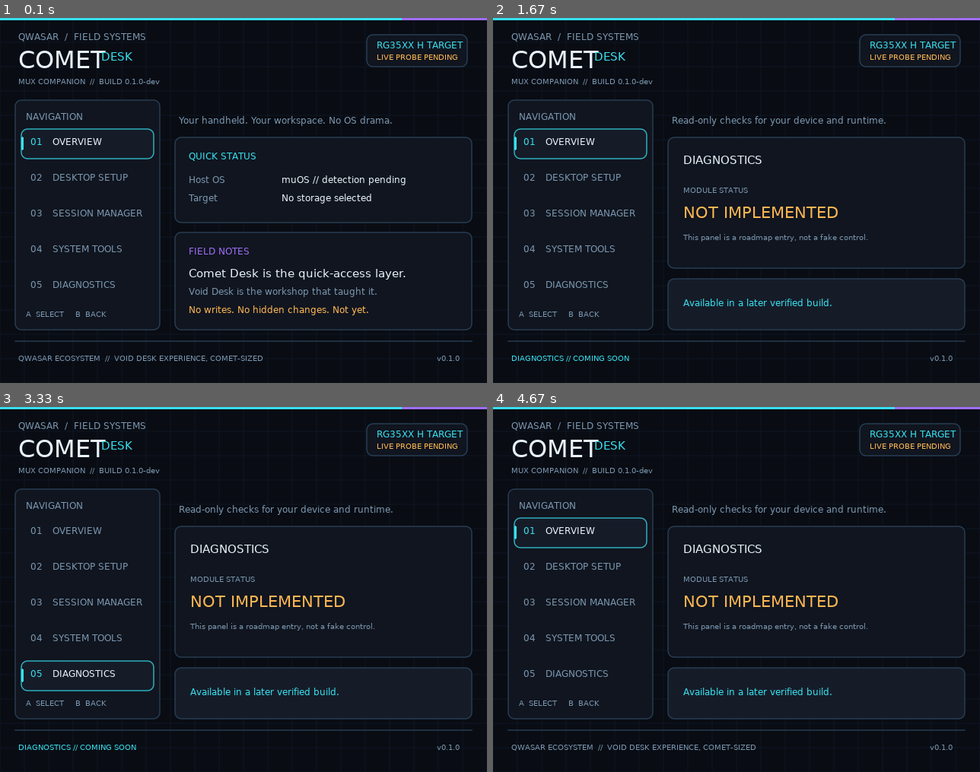
Above: before the commit, frames 1-4 (two rows, left to right).
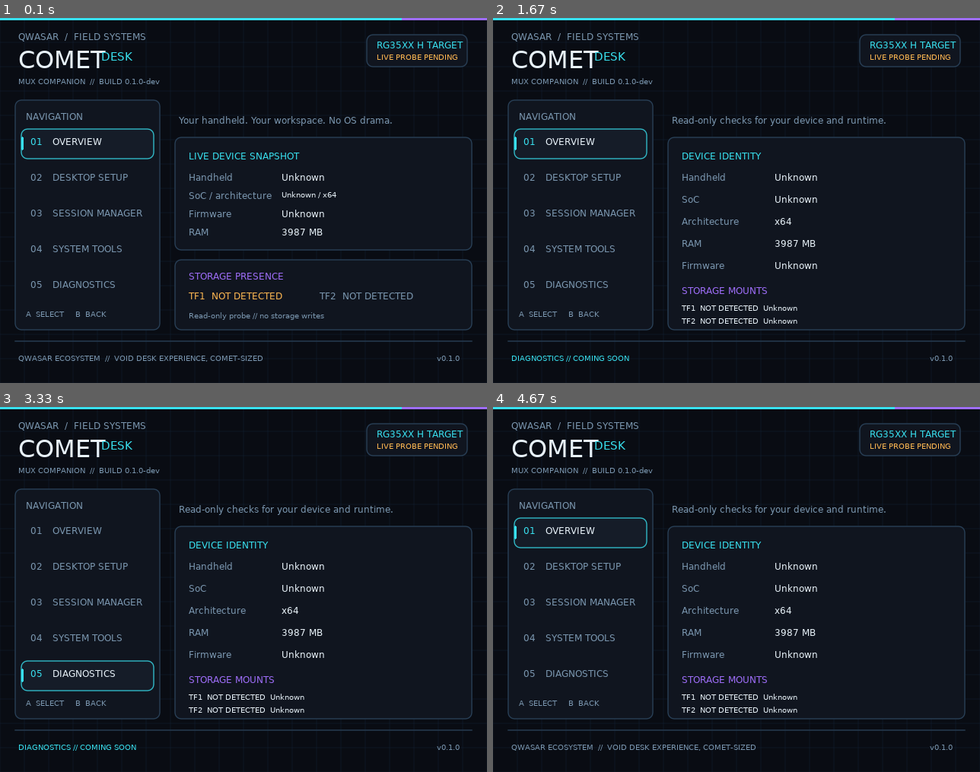
Above: after the commit, the same moments.

Repository: SilverCrow2323/comet-desk
Game: LÖVE game, started from love/main.lua
The game is run twice, just before and just after one commit, with the same random seed, the same clock (stepped at 60 frames per second) and the same inputs.
Inputs:
- Up to frame 1 (0.1 s): no input
- Up to frame 2 (1.67 s): tap Enter at 0.33 s; hold Up 0.67-1.13 s; tap Space at 1.17 s; hold Down from 1.5 s (still down)
- Up to frame 3 (3.33 s): release Down at 1.8 s; hold Up 1.83-2.2 s; hold Down 2.23-2.6 s; hold Up 2.63-2.93 s; hold Down 2.97-3.27 s; hold Up from 3.3 s (still down)
- Up to frame 4 (4.67 s): release Up at 3.67 s; hold Down 3.7-4.07 s; hold Up 4.1-4.4 s; hold Down from 4.43 s (still down)

The runs differ from the first frame. In frame 1, 3.9% of the frame differs, in the area x 35-98%, y 36-83%; in frame 2, 2.8%; in frame 3, 2.8%; in frame 4, 2.8%.

Commit message:
Wire live read-only device snapshot into Comet Desk UI

Diff:
--- a/love/main.lua
+++ b/love/main.lua
@@ -16,6 +16,9 @@
 local notice = "SYSTEM READY // PROTOTYPE MODE"
 local noticeTimer = 0
 local fonts = {}
+local probe = nil
+local device = { handheld = "Unknown", soc = "Unknown", architecture = "Unknown", firmware = "Unknown", storage = {} }
+local probeTimer = 0
 local colors = {
     bg = { 0.035, 0.047, 0.075 },
     panel = { 0.065, 0.086, 0.125 },
@@ -92,21 +95,56 @@
     text("A  SELECT     B  BACK", 34, 383, fonts.tiny, colors.muted)
 end
 
+local function short(value, limit)
+    value = tostring(value or "Unknown")
+    if #value > limit then return value:sub(1, limit - 3) .. "..." end
+    return value
+end
+
 local function drawOverview()
     local page = pages[activePage]
     text(page.subtitle, 235, 127, fonts.small, colors.muted)
-    rounded(230, 157, 390, 112, colors.panel, colors.line)
-    text("QUICK STATUS", 248, 174, fonts.small, colors.cyan)
-    text("Host OS", 248, 205, fonts.small, colors.muted)
-    text("muOS // detection pending", 370, 205, fonts.small, colors.white)
-    text("Target", 248, 229, fonts.small, colors.muted)
-    text("No storage selected", 370, 229, fonts.small, colors.white)
-
-    rounded(230, 282, 390, 128, colors.panel, colors.line)
-    text("FIELD NOTES", 248, 299, fonts.small, colors.violet)
-    text("Comet Desk is the quick-access layer.", 248, 327, fonts.medium, colors.white)
-    text("Void Desk is the workshop that taught it.", 248, 352, fonts.small, colors.muted)
-    text("No writes. No hidden changes. Not yet.", 248, 376, fonts.small, colors.amber)
+    rounded(230, 157, 390, 148, colors.panel, colors.line)
+    text("LIVE DEVICE SNAPSHOT", 248, 174, fonts.small, colors.cyan)
+    text("Handheld", 248, 202, fonts.small, colors.muted)
+    text(short(device.handheld, 31), 370, 202, fonts.small, colors.white)
+    text("SoC / architecture", 248, 226, fonts.small, colors.muted)
+    text(short(device.soc .. " / " .. device.architecture, 34), 370, 226, fonts.tiny, colors.white)
+    text("Firmware", 248, 250, fonts.small, colors.muted)
+    text(short(device.firmware, 31), 370, 250, fonts.small, colors.white)
+    text("RAM", 248, 274, fonts.small, colors.muted)
+    text(device.memory_mb and (tostring(device.memory_mb) .. " MB") or "Unknown", 370, 274, fonts.small, colors.white)
+
+    rounded(230, 318, 390, 92, colors.panel, colors.line)
+    text("STORAGE PRESENCE", 248, 332, fonts.small, colors.violet)
+    local tf1 = device.storage and device.storage.tf1 or nil
+    local tf2 = device.storage and device.storage.tf2 or nil
+    text("TF1  " .. (tf1 and tf1.status or "UNKNOWN"), 248, 358, fonts.small, tf1 and tf1.status == "MOUNTED" and colors.green or colors.amber)
+    text("TF2  " .. (tf2 and tf2.status or "UNKNOWN"), 420, 358, fonts.small, tf2 and tf2.status == "MOUNTED" and colors.green or colors.muted)
+    text("Read-only probe // no storage writes", 248, 385, fonts.tiny, colors.muted)
+end
+
+local function drawDiagnostics()
+    text(pages[activePage].subtitle, 235, 127, fonts.small, colors.muted)
+    rounded(230, 157, 390, 253, colors.panel, colors.line)
+    text("DEVICE IDENTITY", 248, 174, fonts.small, colors.cyan)
+    local rows = {
+        { "Handheld", device.handheld },
+        { "SoC", device.soc },
+        { "Architecture", device.architecture },
+        { "RAM", device.memory_mb and (tostring(device.memory_mb) .. " MB") or "Unknown" },
+        { "Firmware", device.firmware },
+    }
+    for i, item in ipairs(rows) do
+        local y = 202 + (i - 1) * 29
+        text(item[1], 248, y, fonts.small, colors.muted)
+        text(short(item[2], 34), 370, y, fonts.small, colors.white)
+    end
+    text("STORAGE MOUNTS", 248, 351, fonts.small, colors.violet)
+    local tf1 = device.storage and device.storage.tf1 or {}
+    local tf2 = device.storage and device.storage.tf2 or {}
+    text("TF1  " .. (tf1.status or "UNKNOWN") .. "  " .. short(tf1.filesystem, 10), 248, 375, fonts.tiny, colors.white)
+    text("TF2  " .. (tf2.status or "UNKNOWN") .. "  " .. short(tf2.filesystem, 10), 248, 392, fonts.tiny, colors.white)
 end
 
 local function drawModule()
@@ -138,10 +176,22 @@
     fonts.large = love.graphics.newFont(21)
     fonts.title = love.graphics.newFont(32)
     love.graphics.setBackgroundColor(colors.bg[1], colors.bg[2], colors.bg[3], 1)
+    local ok, module = pcall(require, "device_probe")
+    if ok then probe = module end
+    if probe then
+        local success, snapshot = pcall(probe.read)
+        if success and snapshot then device = snapshot end
+    end
 end
 
 function love.update(dt)
     if noticeTimer > 0 then noticeTimer = math.max(0, noticeTimer - dt) end
+    probeTimer = probeTimer + dt
+    if probe and probeTimer >= 10 then
+        probeTimer = 0
+        local success, snapshot = pcall(probe.read)
+        if success and snapshot then device = snapshot end
+    end
 end
 
 function love.draw()
@@ -153,7 +203,9 @@
     drawBackground()
     drawHeader()
     drawNavigation()
-    if activePage == 1 then drawOverview() else drawModule() end
+    if activePage == 1 then drawOverview()
+    elseif activePage == 5 then drawDiagnostics()
+    else drawModule() end
     drawFooter()
     love.graphics.pop()
 end
